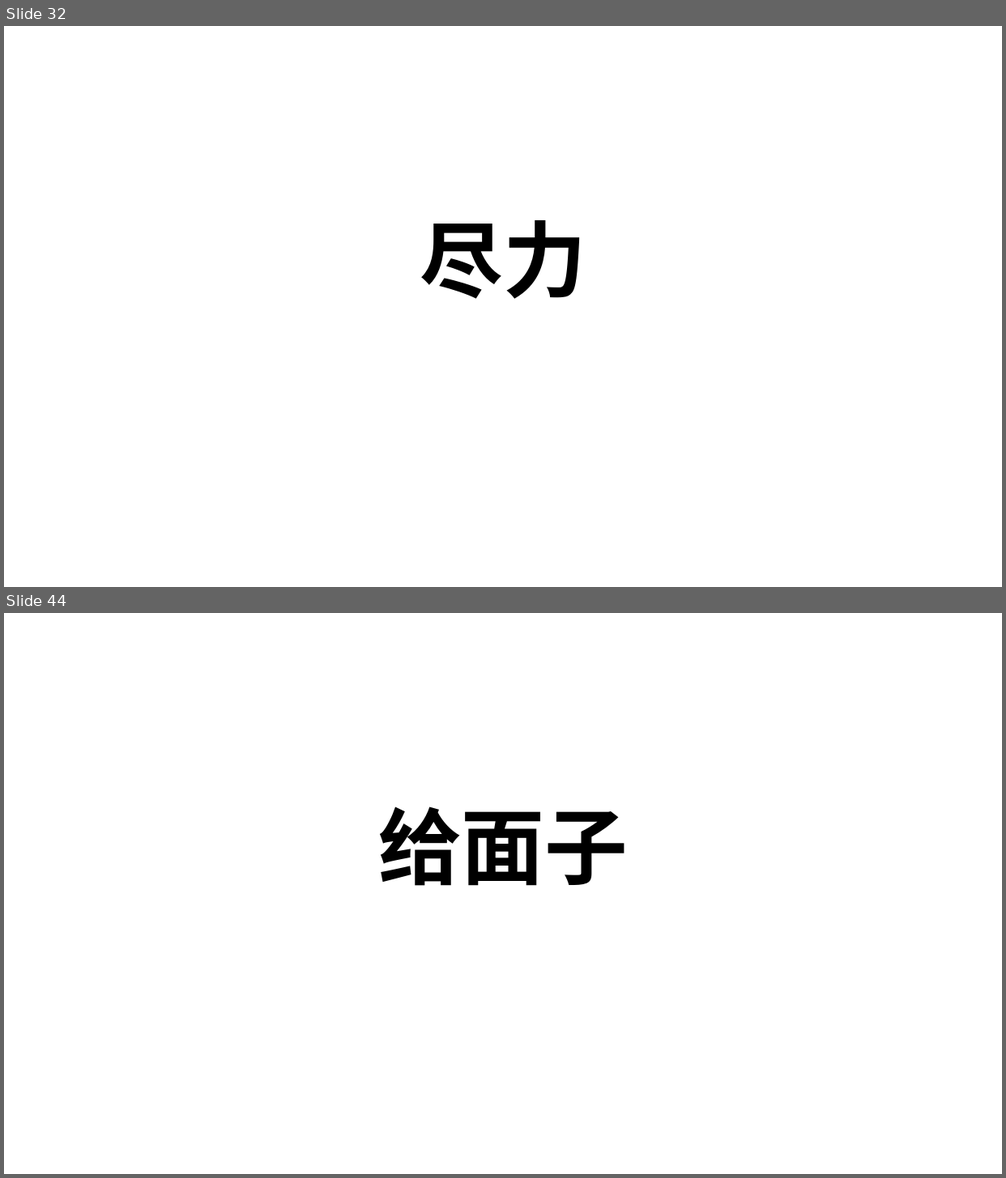
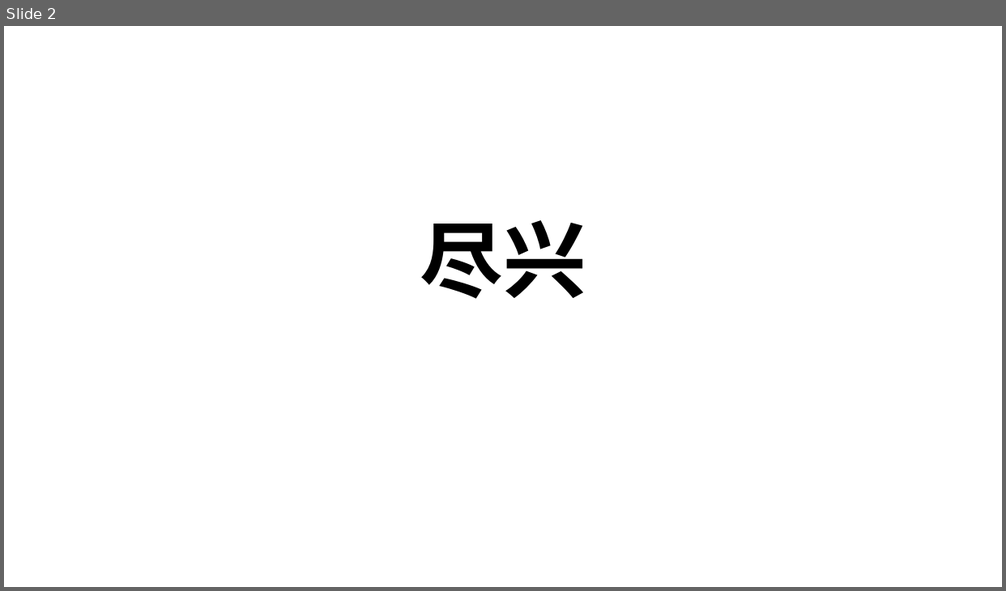
Before and after one commit to wavecheng/WordGuessGame, a slide deck: 小学语文二上.pptx. Shown one above the other, each under a label of ours: slides 32 and 44 before the commit, slide 2 after it; the slides between them are not shown. The pictures are 1006x1178 and 1006x591 pixels, drawn with LibreOffice and Linux fonts; fonts in the diff are those of the drawing. Boxes give left, top, right and bottom in pixels: in the first picture for what was removed or moved away, otherwise in the second. Text is boxed around its words. In the diff, an @@ line names an element or a change of style, - is before the commit and + after.

```diff
--- a/小学语文二上.pptx
+++ b/小学语文二上.pptx
@@ slide 44 removed at (4, 613, 1002, 1174), background #FFFFFF @@
@@ title removed at (378, 807, 628, 886) @@
-给面子
@@ what was slide 32 is now slide 2 @@
@@ slide 2 changed as well @@
@@ title at (420, 220, 586, 299): text changed @@
-尽力
+尽兴
```
Also in this commit, not shown: 1 other slide changed, 8 slides added, 47 other slides removed, 10 other files.
